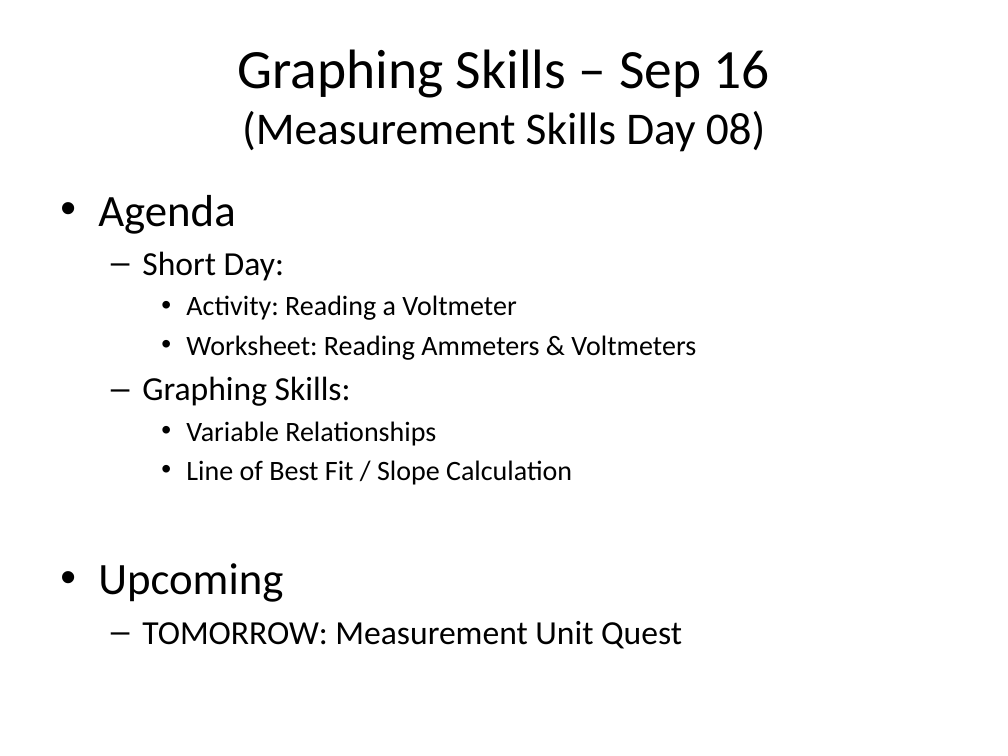
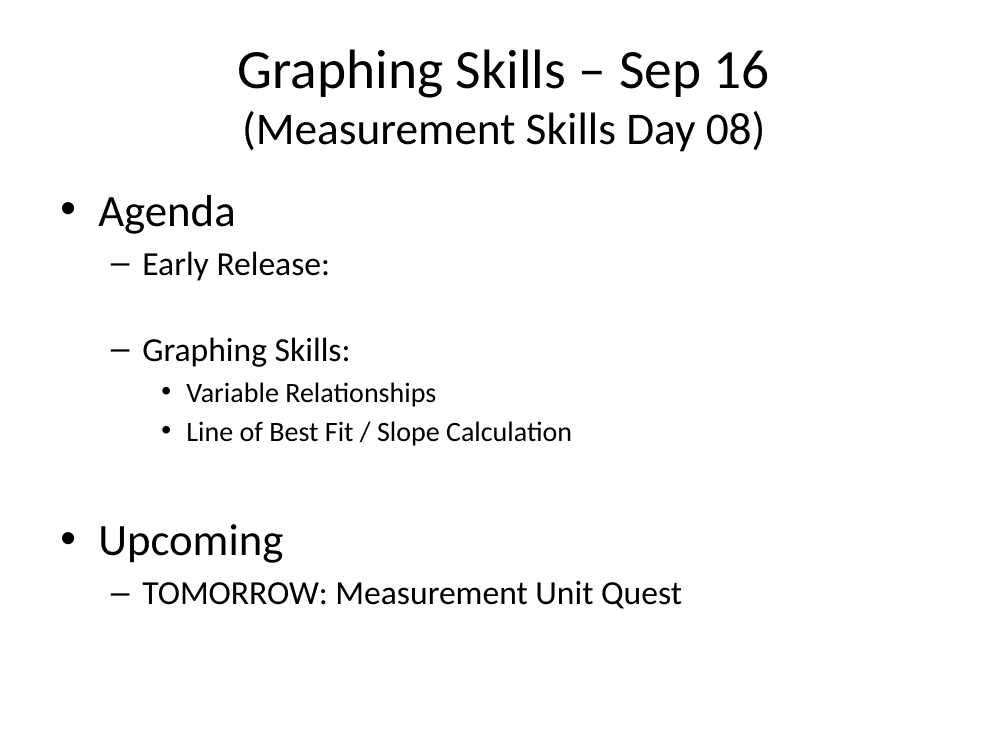
Before and after one commit to Greg5519/SPH3U0, a slide deck: slide 1 of Daily Agendas/Day3.1_GraphingSkills.pptx. Drawn at 1008x756 pixels with LibreOffice and Linux fonts; fonts in the diff are those of the drawing. Boxes give left, top, right and bottom in pixels: in the first picture for what was removed or moved away, otherwise in the second. Text is boxed around its words. In the diff, an @@ line names an element or a change of style, - is before the commit and + after.

```diff
--- a/Daily Agendas/Day3.1_GraphingSkills.pptx
+++ b/Daily Agendas/Day3.1_GraphingSkills.pptx
@@ text at (x1=142, y1=251, x2=331, y2=281): text changed; size 20 to 24 pt @@
-  – Short Day:
-    • Activity: Reading a Voltmeter
-    • Worksheet: Reading Ammeters & Voltmeters
+  – Early Release:
```
Also in this commit, not shown: 1 slide added, 1 other file.
